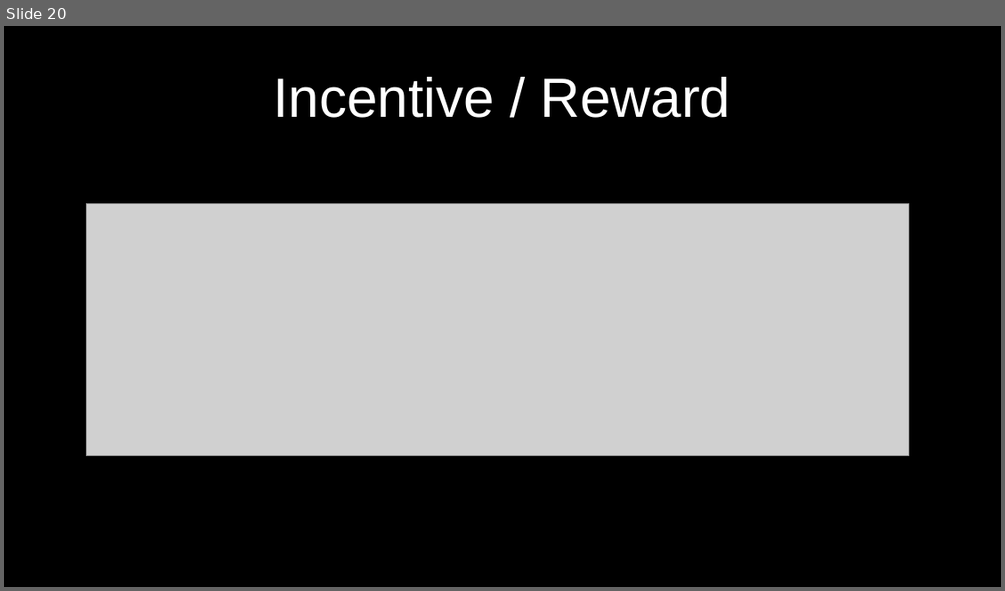
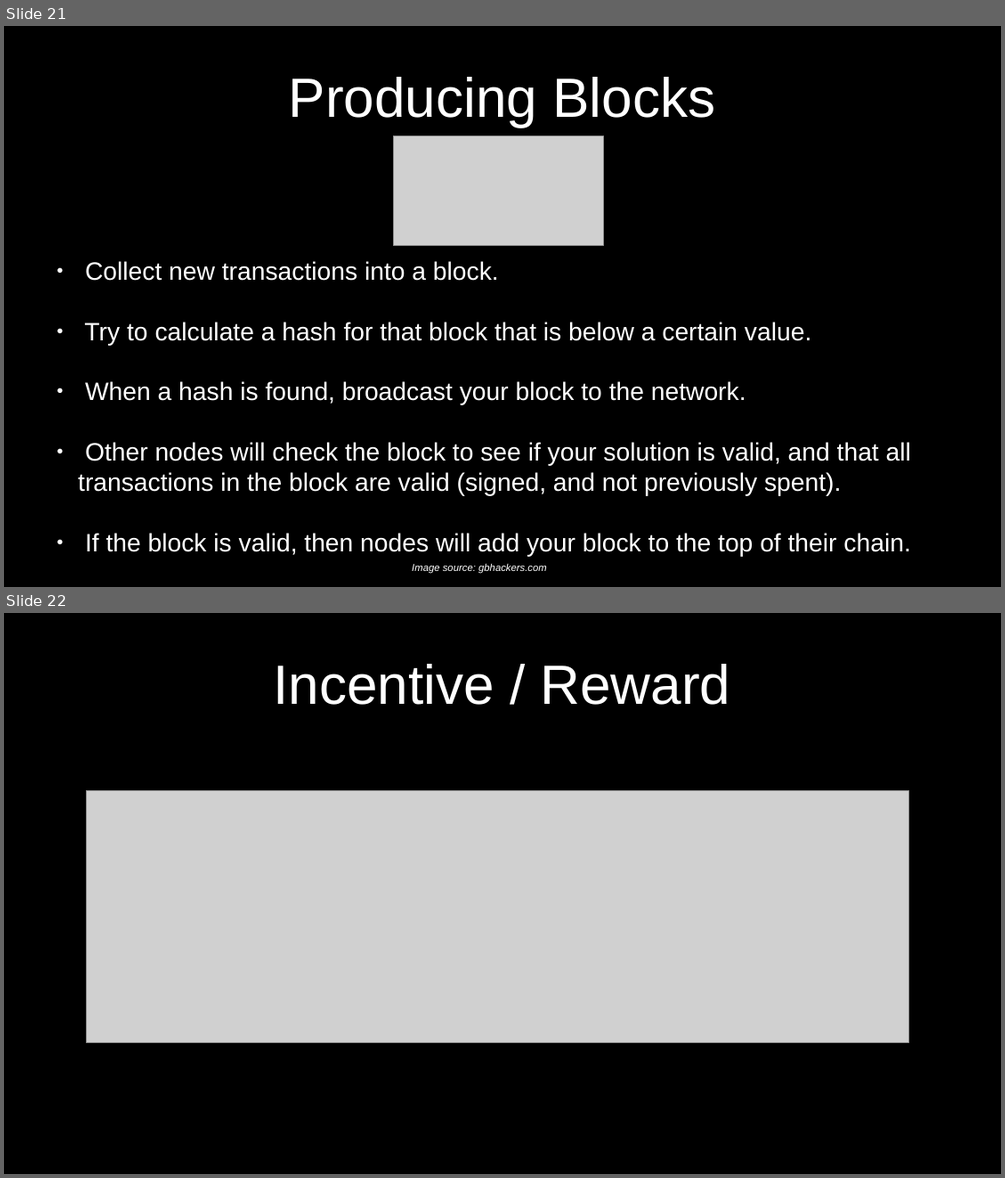
Before and after one commit to cmdruid/bitcoin-programming, a slide deck: slides/bitcoin-whitepaper-review.odp. Shown one above the other, each under a label of ours: slide 20 before the commit, slides 21 and 22 after it. The pictures are 1005x591 and 1005x1178 pixels, drawn with LibreOffice and Linux fonts; fonts in the diff are those of the drawing; grey boxes stand for pictures. Boxes give left, top, right and bottom in pixels: in the first picture for what was removed or moved away, otherwise in the second. Text is boxed around its words. In the diff, an @@ line names an element or a change of style, - is before the commit and + after.

```diff
--- a/slides/bitcoin-whitepaper-review.odp
+++ b/slides/bitcoin-whitepaper-review.odp
@@ slide 21 added at (4, 26, 1001, 587), background #000000 @@
@@ title added at (289, 77, 715, 127), 44 pt, text #FFFFFF @@
+Producing Blocks
@@ picture added at (393, 135, 603, 245) @@
@@ subtitle added at (78, 261, 911, 556), 20 pt, text #FFFFFF @@
+● Collect new transactions into a block.
+● Try to calculate a hash for that block that is below a certain value.
+● When a hash is found, broadcast your block to the network.
+● Other nodes will check the block to see if your solution is valid, and that all transactions in the block are valid (signed, and not previously spent).
+● If the block is valid, then nodes will add your block to the top of their chain.
@@ text added at (412, 563, 547, 573), 8 pt, text #FFFFFF, italic @@
+Image source: gbhackers.com
@@ what was slide 20 is now slide 22 @@
```
Also in this commit, not shown: 7 slides changed, 2 other slides added, 1 slide removed.
